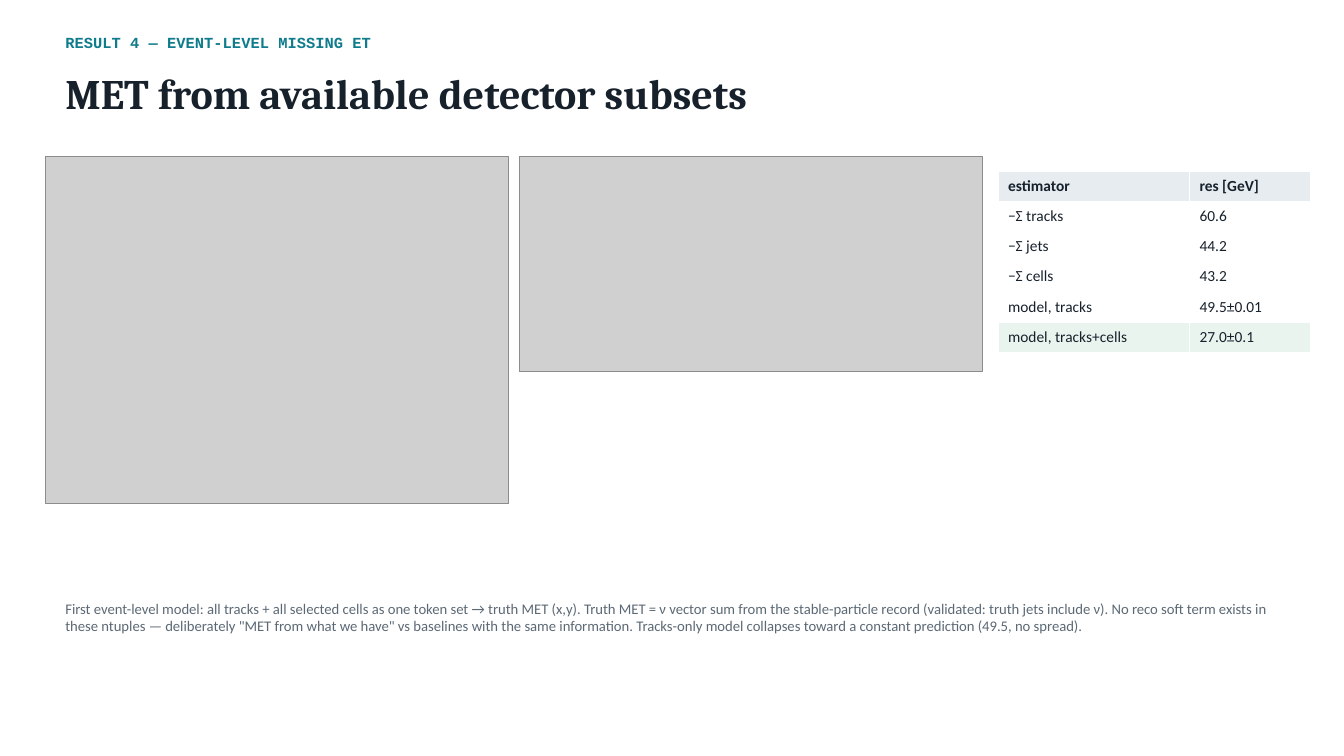
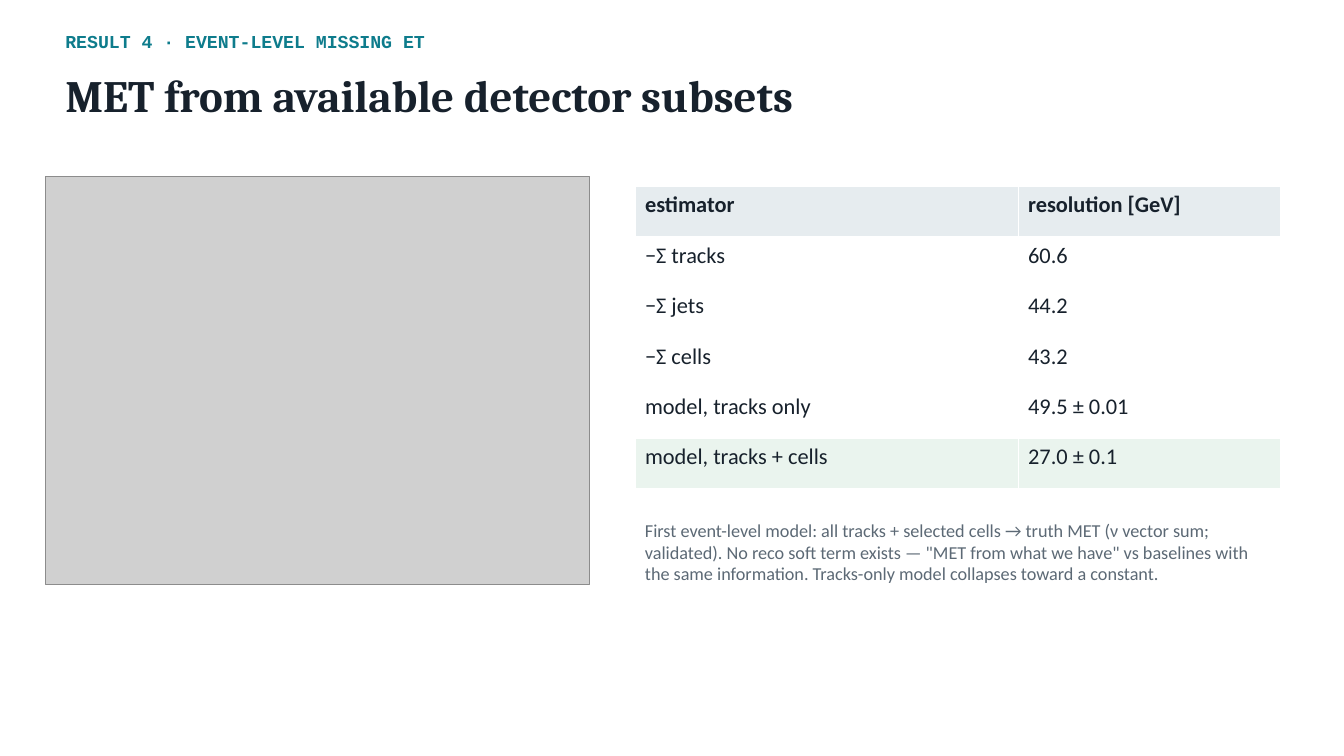
Before and after one commit to afarbin/DetectorFoundationModel, a slide deck: slide 15 of talks/2026-08-26-group-meeting/DFM_group_meeting.pptx (slide 11 before the commit). Drawn at 1344x756 pixels with LibreOffice and Linux fonts; fonts in the diff are those of the drawing; grey boxes stand for pictures. Boxes give left, top, right and bottom in pixels: in the first picture for what was removed or moved away, otherwise in the second. Text is boxed around its words. In the diff, an @@ line names an element or a change of style, - is before the commit and + after.

```diff
--- a/talks/2026-08-26-group-meeting/DFM_group_meeting.pptx
+++ b/talks/2026-08-26-group-meeting/DFM_group_meeting.pptx
@@ text at <box>65,36,425,48</box>: text changed; size 11 to 13 pt @@
-RESULT 4 — EVENT-LEVEL MISSING ET
+RESULT 4 · EVENT-LEVEL MISSING ET
@@ text "MET from available detector subsets" at <box>65,80,793,113</box>: size 30 to 32 pt @@
@@ picture: place and size @@
-picture at <box>45,156,509,504</box>
+picture at <box>45,176,590,585</box>
@@ picture removed at <box>519,156,983,372</box> @@
@@ table at <box>635,187,1280,489</box> @@
-row 1, column 2: res [GeV]
+row 1, column 2: resolution [GeV]
-row 5, column 1: model, tracks
+row 5, column 1: model, tracks only
-row 5, column 2: 49.5±0.01
+row 5, column 2: 49.5 ± 0.01
-row 6, column 1: model, tracks+cells
+row 6, column 1: model, tracks + cells
-row 6, column 2: 27.0±0.1
+row 6, column 2: 27.0 ± 0.1
@@ size 11 to 16 pt in "estimator", "−Σ tracks", "60.6", "−Σ jets" and 3 more places @@
@@ table: place and size @@
-table at <box>998,171,1311,353</box>
+table at <box>635,187,1280,489</box>
@@ text at <box>645,524,1248,583</box>: text changed; size 10.5 to 13 pt @@
-First event-level model: all tracks + all selected cells as one token set → truth MET (x,y). Truth MET = ν vector sum from the stable-particle record (validated: truth jets include ν). No reco soft term exists in these ntuples — deliberately "MET from what we have" vs baselines with the same information. Tracks-only model collapses toward a constant prediction (49.5, no spread).
+First event-level model: all tracks + selected cells → truth MET (ν vector sum; validated). No reco soft term exists — "MET from what we have" vs baselines with the same information. Tracks-only model collapses toward a constant.
```
Also in this commit, not shown: 15 other slides changed, 5 slides added.
